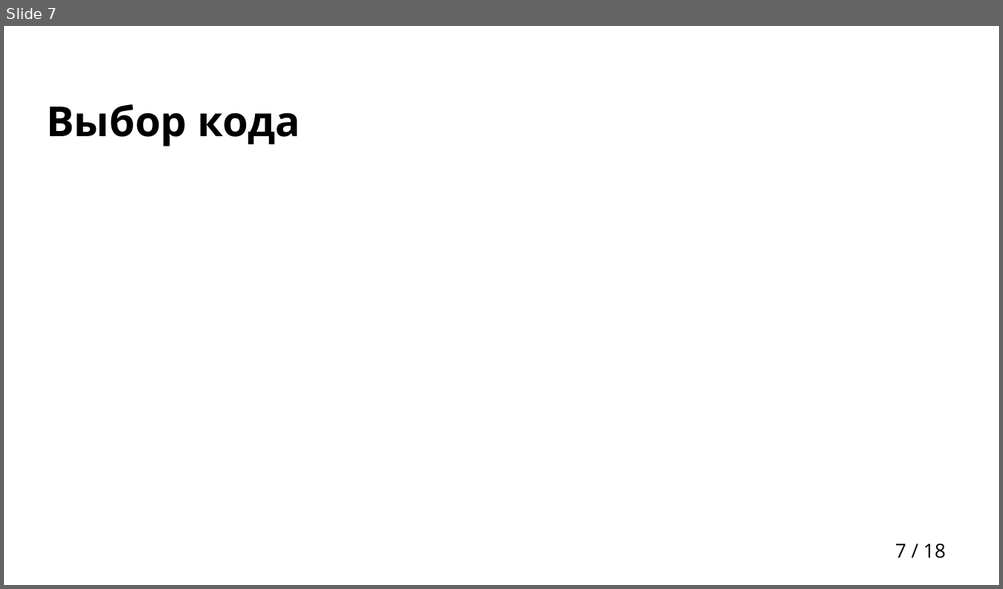
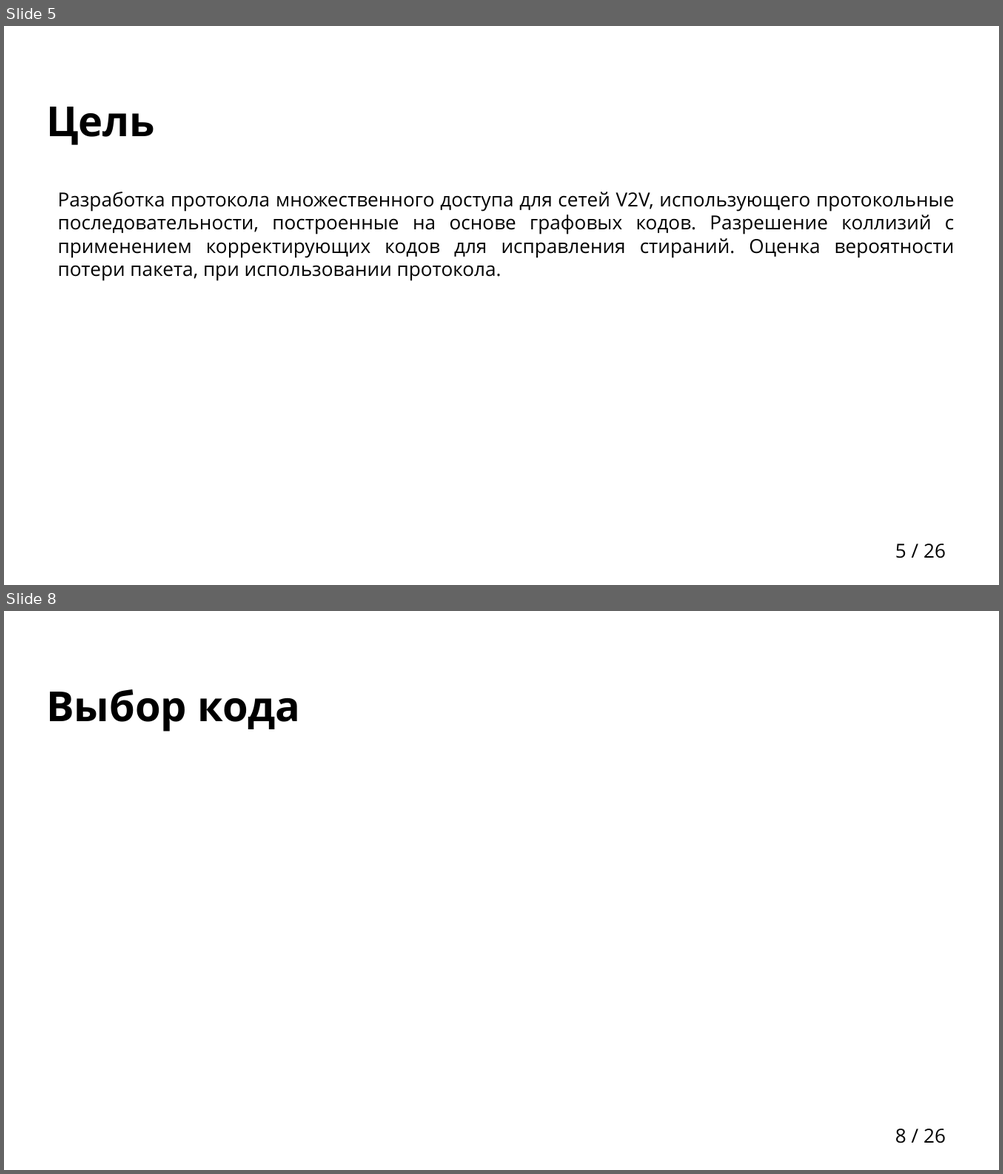
Before and after one commit to egalkin/bachelors_diploma, a slide deck: docs/presentation.pptx. Shown one above the other, each under a label of ours: slide 7 before the commit, slides 5 and 8 after it; the slides between them are not shown. The pictures are 1003x589 and 1003x1174 pixels, drawn with LibreOffice and Linux fonts; fonts in the diff are those of the drawing; grey boxes stand for pictures; background and template pictures are left out. Boxes give left, top, right and bottom in pixels: in the first picture for what was removed or moved away, otherwise in the second. Text is boxed around its words. In the diff, an @@ line names an element or a change of style, - is before the commit and + after.

```diff
--- a/docs/presentation.pptx
+++ b/docs/presentation.pptx
@@ slide 5 added at bbox=[4, 26, 999, 585], background picture (left out); not listed: 1 template element that a slide beside it also shows @@
@@ title added at bbox=[46, 107, 155, 145], 30 pt, text #000000, bold @@
+Цель
@@ text added at bbox=[58, 192, 954, 281], 14 pt, text #000000 @@
+Разработка протокола множественного доступа для сетей V2V, использующего протокольные последовательности, построенные на основе графовых кодов. Разрешение коллизий с применением корректирующих кодов для исправления стираний. Оценка вероятности потери пакета, при использовании протокола.
@@ what was slide 7 is now slide 8 @@
@@ page number at bbox=[895, 1129, 945, 1144]: text changed @@
-7 / 18
+8 / 26
```
Also in this commit, not shown: 7 slides changed, 8 other slides added, 1 slide removed, 1 other file.
